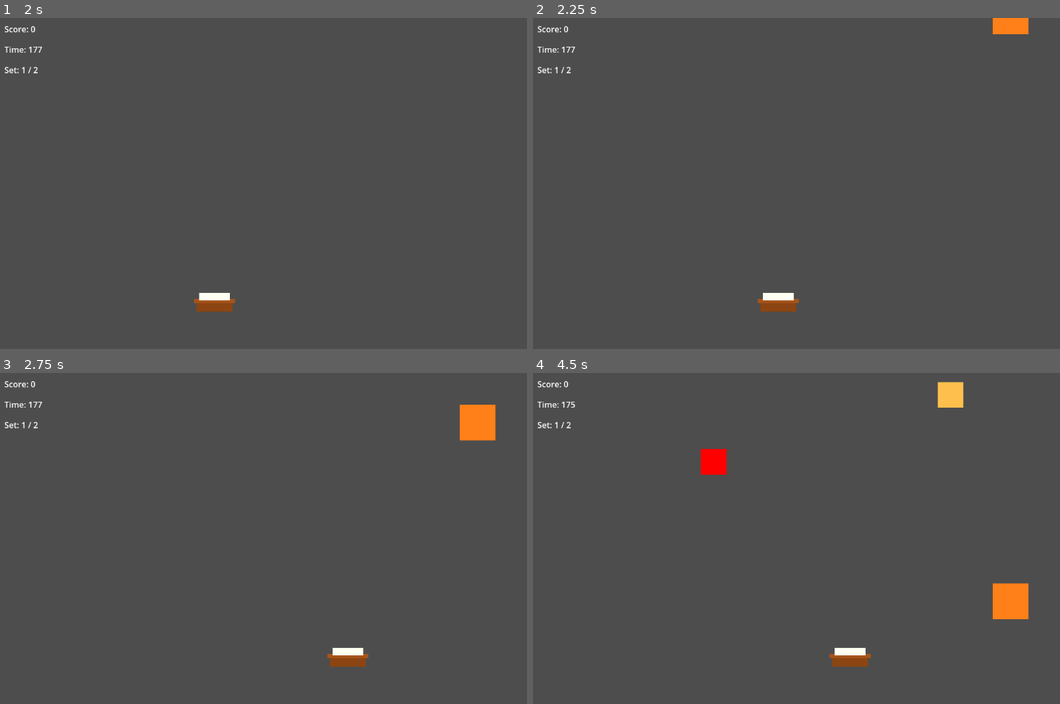
Above: before the commit, frames 1-4 (two rows, left to right).
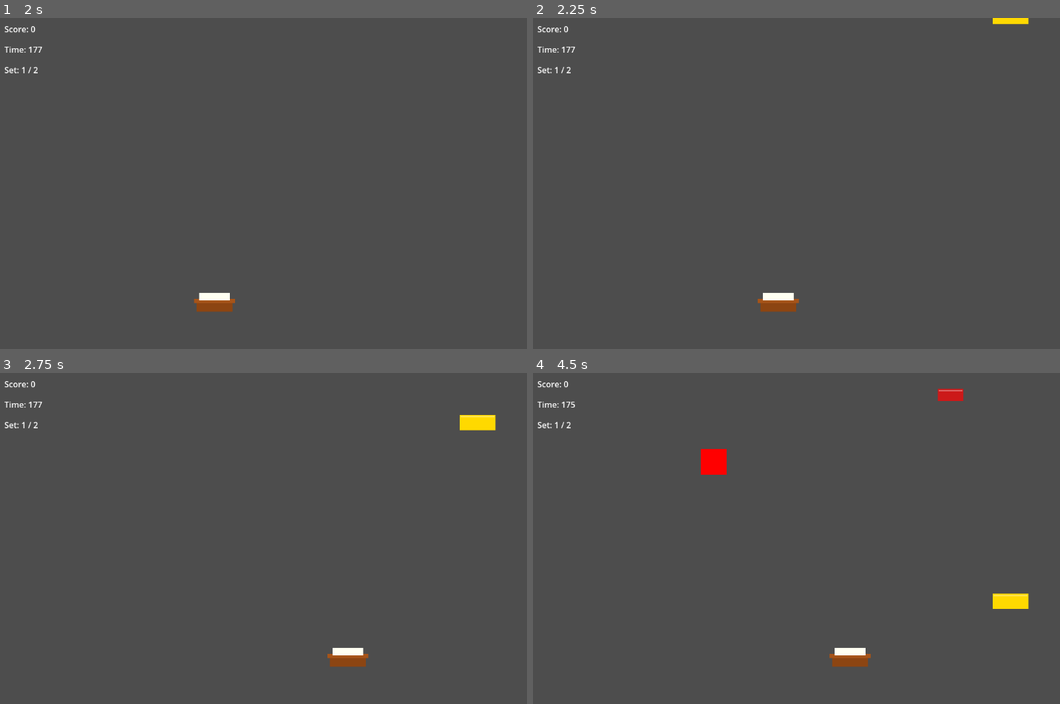
Above: after the commit, the same moments.

Repository: matz3ix/godot-kaisendon-game
Game: Godot game, scene res://scenes/main.tscn
Same seed, same stepped clock (60 frames per second), same inputs: the game is played once before the commit and once after it.
Inputs:
- Up to frame 1 (2 s): tap Enter (ui_accept) at 0.5, 0.77, 1.52 s; hold Right (ui_right) 0.53-1.28 s; hold Left (ui_left) from 1.28 s (still down)
- Up to frame 2 (2.25 s): release Left (ui_left) at 2.03 s; hold Right (ui_right) from 2.03 s (still down)
- Up to frame 3 (2.75 s): keep holding Right (ui_right)
- Up to frame 4 (4.5 s): tap Enter (ui_accept) at 3.02, 3.77 s; release Right (ui_right) at 3.53 s; hold Left (ui_left) from 3.53 s (still down)

Frame 1 is identical in both runs. In frame 2, 0.3% of the frame differs, in the area x 87-95%, y 0-5%; in frame 3, 0.7%; in frame 4, 1.1%, in the area x 76-95%, y 2-75%.

Commit message:
Fix neta visuals: use _draw() in rice_bowl.gd, remove ColorRect, update DESIGN.md
Agent-Logs-Url: https://github.com/matz3ix/godot-kaisendon-game/sessions/4991845b-2b77-4ff5-b956-dacbef014c10

Co-authored-by: matz3ix <272076181+matz3ix@users.noreply.github.com>

Diff:
--- a/scenes/rice_bowl.tscn
+++ b/scenes/rice_bowl.tscn
@@ -3,17 +3,10 @@
 [ext_resource type="Script" path="res://src/rice_bowl.gd" id="1_rb"]
 
 [sub_resource type="RectangleShape2D" id="RectangleShape2D_rb"]
-size = Vector2(50, 50)
+size = Vector2(30, 20)
 
 [node name="RiceBowl" type="Area2D"]
 script = ExtResource("1_rb")
 
 [node name="CollisionShape2D" type="CollisionShape2D" parent="."]
 shape = SubResource("RectangleShape2D_rb")
-
-[node name="ColorRect" type="ColorRect" parent="."]
-offset_left = -25.0
-offset_top = -25.0
-offset_right = 25.0
-offset_bottom = 25.0
-color = Color(1.0, 0.9, 0.5, 1.0)
--- a/src/rice_bowl.gd
+++ b/src/rice_bowl.gd
@@ -3,34 +3,34 @@
 const FALL_SPEED = 200.0
 
 const SIZE_DATA = [
-	{"score": 10, "size": Vector2(30, 30), "color": Color(1.0, 0.95, 0.6)},   # 小盛り
-	{"score": 15, "size": Vector2(50, 50), "color": Color(1.0, 0.75, 0.3)},   # 普通盛り
-	{"score": 20, "size": Vector2(70, 70), "color": Color(1.0, 0.5, 0.1)},    # 大盛り
+	{"score": 10, "half": Vector2(15, 10), "color": Color(0.98, 0.5, 0.45)},   # 小ネタ（サーモン）
+	{"score": 15, "half": Vector2(25, 12), "color": Color(0.8, 0.1, 0.1)},     # 中ネタ（マグロ）
+	{"score": 20, "half": Vector2(35, 15), "color": Color(1.0, 0.85, 0.0)},    # 大ネタ（卵）
 ]
 
 var score_value: int = 10
 var _size_type: int = 0
+var _half: Vector2 = Vector2(15, 10)
+var _color: Color = Color(0.98, 0.5, 0.45)
 
 func set_size_type(type: int) -> void:
 	_size_type = clamp(type, 0, 2)
-	if is_inside_tree():
-		_apply_size()
 
 func _ready() -> void:
-	_apply_size()
-
-func _apply_size() -> void:
 	var data = SIZE_DATA[_size_type]
 	score_value = data["score"]
-	var half: Vector2 = data["size"] / 2.0
+	_half = data["half"]
+	_color = data["color"]
 
-	var rect: ColorRect = $ColorRect
-	rect.size = data["size"]
-	rect.position = -half
-	rect.color = data["color"]
+	var col_shape: RectangleShape2D = $CollisionShape2D.shape.duplicate()
+	$CollisionShape2D.shape = col_shape
+	col_shape.size = _half * 2.0
 
-	var col_shape: RectangleShape2D = $CollisionShape2D.shape
-	col_shape.size = data["size"]
+func _draw() -> void:
+	# ネタ本体
+	draw_rect(Rect2(-_half.x, -_half.y, _half.x * 2.0, _half.y * 2.0), _color)
+	# ネタの光沢ライン
+	draw_rect(Rect2(-_half.x + 2.0, -_half.y + 2.0, _half.x * 2.0 - 4.0, 3.0), _color.lightened(0.3))
 
 func get_score() -> int:
 	return score_value
Not shown, changed: DESIGN.md
